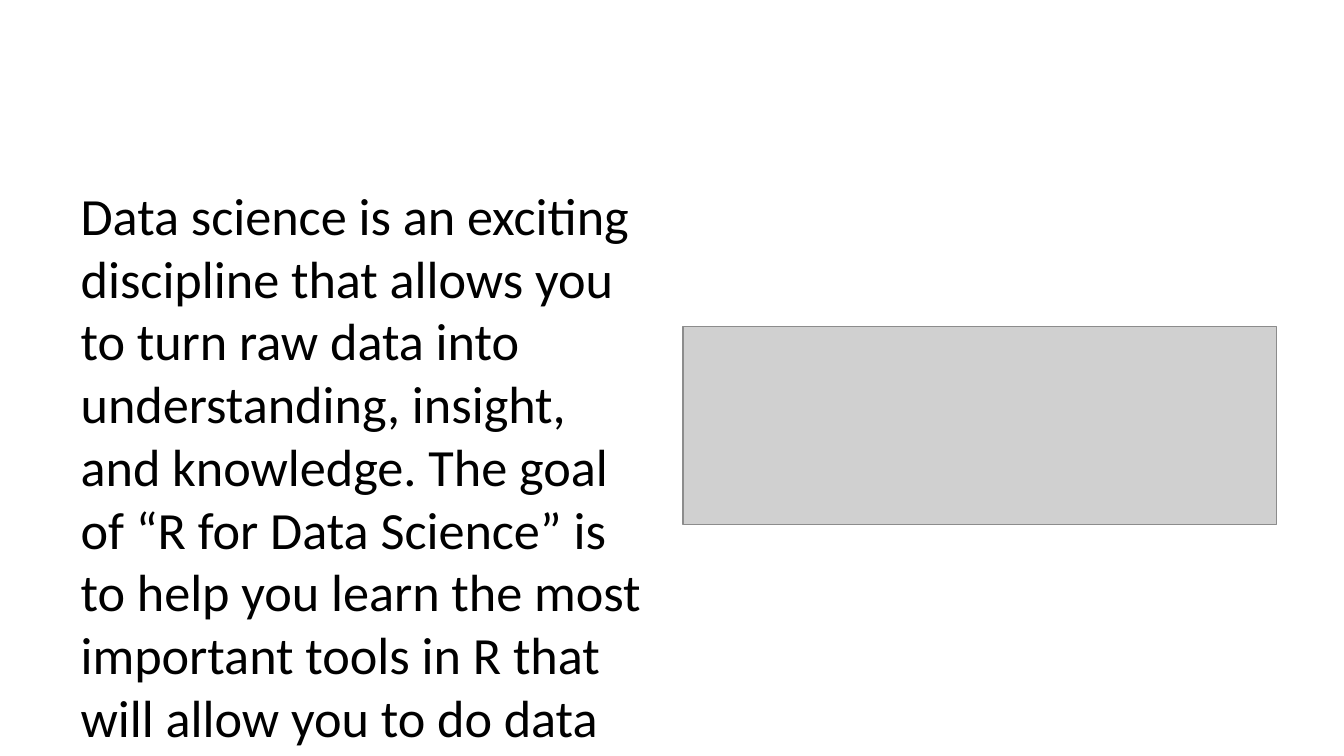
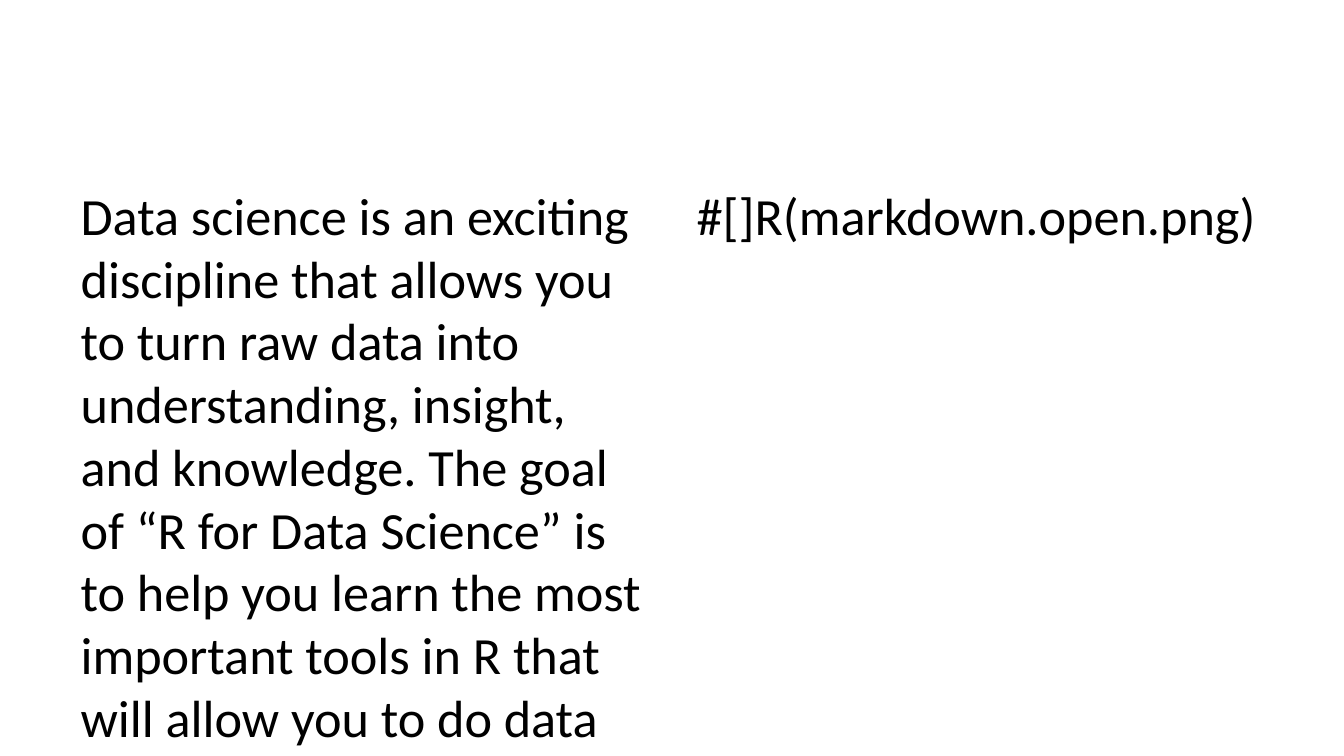
Before and after one commit to jennahamlin/GiGte, a slide deck: slide 9 of GiGte.pptx (slide 7 before the commit). Drawn at 1344x756 pixels with LibreOffice and Linux fonts; fonts in the diff are those of the drawing; grey boxes stand for pictures. Boxes give left, top, right and bottom in pixels: in the first picture for what was removed or moved away, otherwise in the second. Text is boxed around its words. In the diff, an @@ line names an element or a change of style, - is before the commit and + after.

Commit message:
made folder for images and created a few more slides

```diff
--- a/GiGte.pptx
+++ b/GiGte.pptx
@@ text added at bbox=[697, 197, 1256, 244], 28 pt, text #000000 @@
+#[]R(markdown.open.png)
@@ picture removed at bbox=[683, 327, 1277, 524] @@
```
Also in this commit, not shown: 4 other slides changed, 3 slides added, 1 slide removed, 6 other files.
